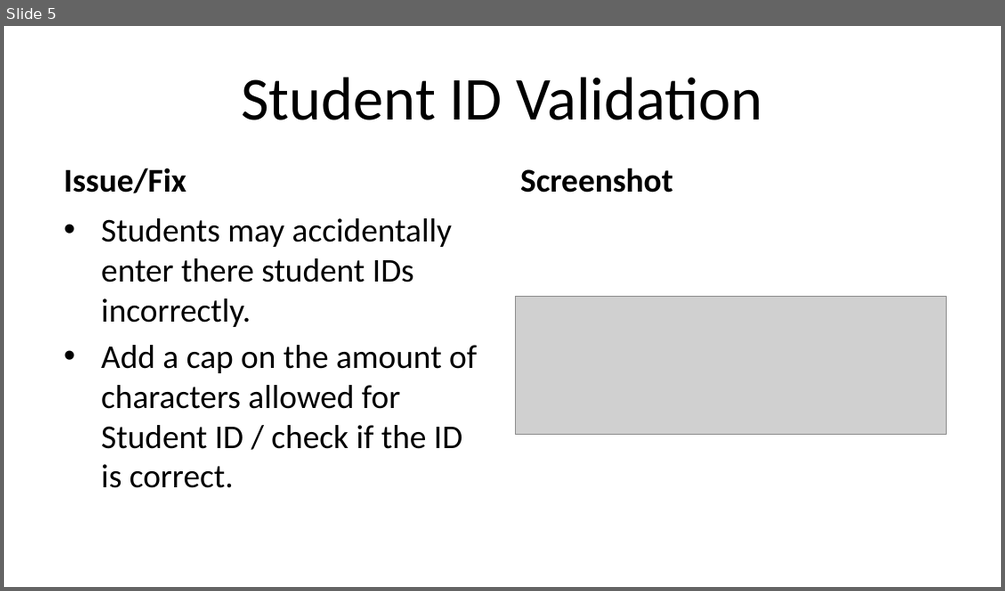
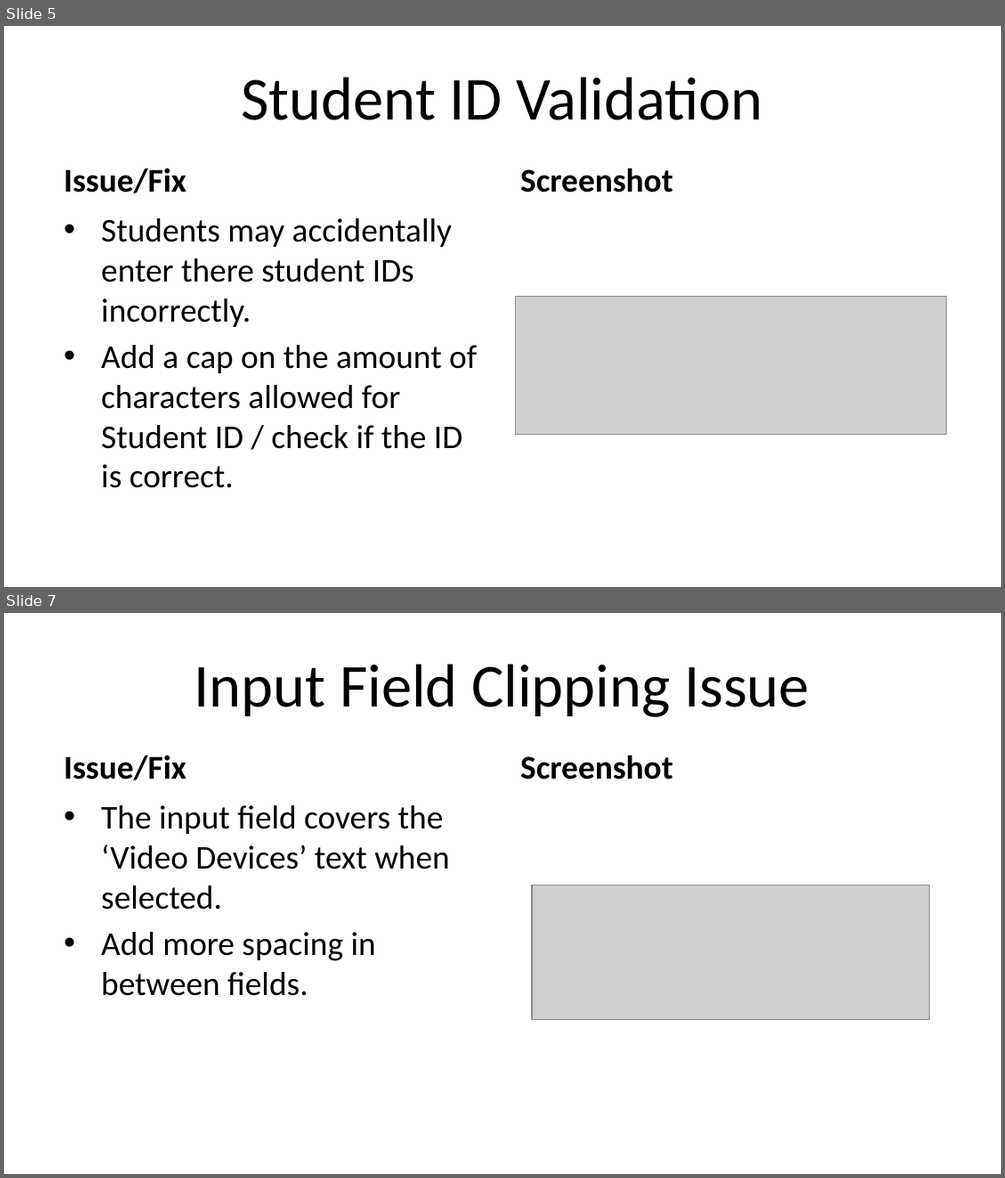
Before and after one commit to Jmackas/Proctoring_Revamp, a slide deck: proctoring/Proctoring Suggested Changes.pptx. Shown one above the other, each under a label of ours: slide 5 before the commit, slides 5 and 7 after it; the slides between them are not shown. The pictures are 1005x591 and 1005x1178 pixels, drawn with LibreOffice and Linux fonts; fonts in the diff are those of the drawing; grey boxes stand for pictures. Boxes give left, top, right and bottom in pixels: in the first picture for what was removed or moved away, otherwise in the second. Text is boxed around its words. In the diff, an @@ line names an element or a change of style, - is before the commit and + after.

```diff
--- a/proctoring/Proctoring Suggested Changes.pptx
+++ b/proctoring/Proctoring Suggested Changes.pptx
@@ slide 7 added at <box>4,613,1001,1174</box>, background #FFFFFF @@
@@ title added at <box>194,664,809,717</box>, 44 pt, text #000000 @@
+Input Field Clipping Issue
@@ text added at <box>64,755,186,780</box>, 24 pt, text #000000, bold @@
+Issue/Fix
@@ text added at <box>520,755,673,779</box>, 24 pt, text #000000, bold @@
+Screenshot
@@ text added at <box>101,805,449,996</box>, 24 pt, text #000000 @@
+• The input field covers the ‘Video Devices’ text when selected.
+• Add more spacing in between fields.
@@ picture added at <box>531,885,929,1019</box> @@
```
Also in this commit, not shown: 1 slide changed, 2 other slides added.
